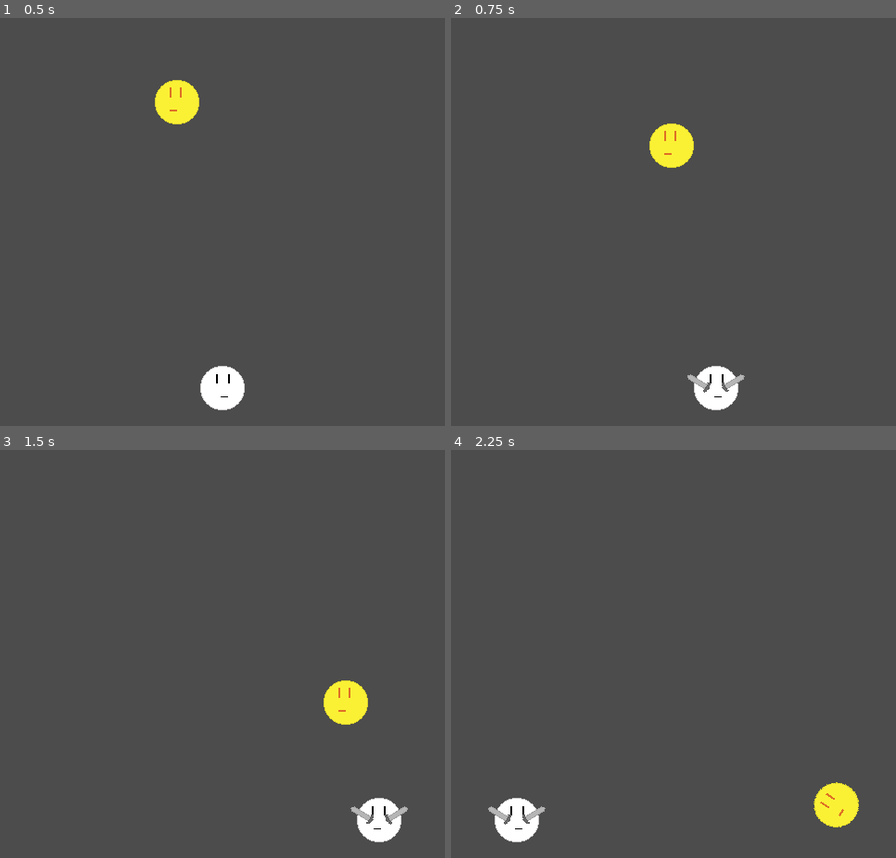
Above: before the commit, frames 1-4 (two rows, left to right).
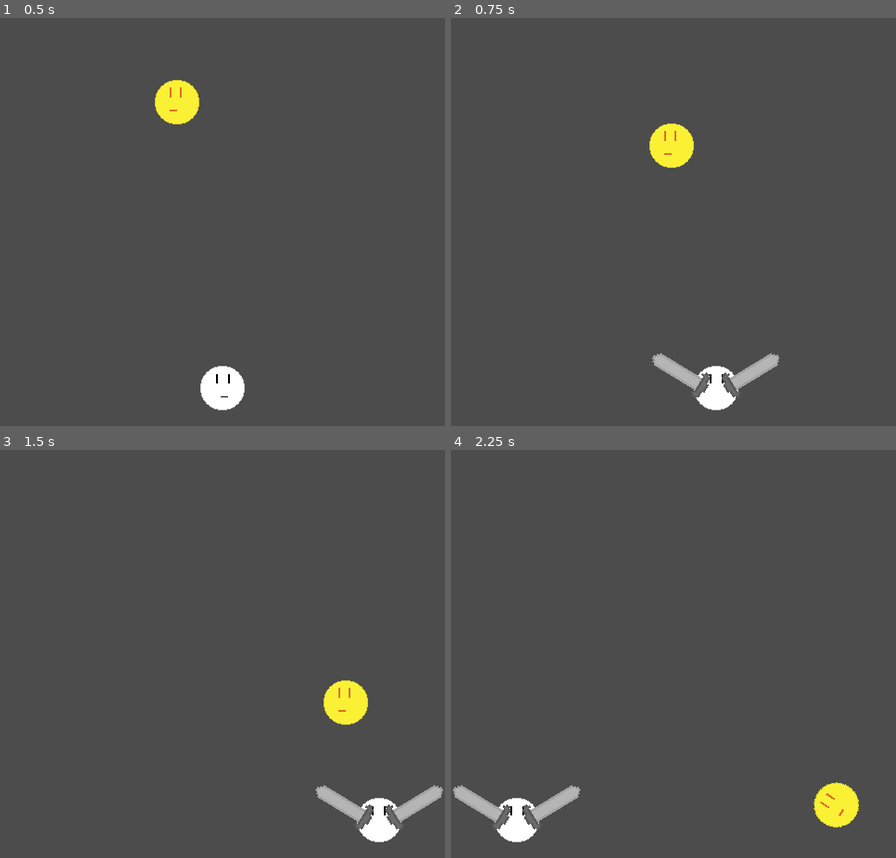
Above: after the commit, the same moments.

Repository: KaufmanDeveloper/gravity-flyer
Game: Godot game, scene res://maps/Test.tscn
Same seed, same stepped clock (60 frames per second), same inputs: the game is played once before the commit and once after it.
Inputs:
- Up to frame 1 (0.5 s): no input
- Up to frame 2 (0.75 s): hold Right (ui_right) from 0.53 s (still down); tap X (swipe) at 0.6 s
- Up to frame 3 (1.5 s): release Right (ui_right) at 1.28 s; hold Left (ui_left) from 1.28 s (still down); tap X (swipe) at 1.35 s
- Up to frame 4 (2.25 s): release Left (ui_left) at 2.03 s; hold Right (ui_right) from 2.03 s (still down); tap X (swipe) at 2.1 s

Frame 1 is identical in both runs. In frame 2, 0.9% of the frame differs, in the area x 45-74%, y 82-94%; in frame 3, 0.9%; in frame 4, 0.9%.

Commit message:
fix: Sword collision and animation fixes (#4)
* feat: Working set impulse for overlapping area

* feat: Use static impulse for sword hit action

* fix: Sword rotation animation plays properly

Diff:
--- a/Gravity Flyer/enemies/Sun.gd
+++ b/Gravity Flyer/enemies/Sun.gd
@@ -3,7 +3,7 @@
 # class member variables go here, for example:
 # var a = 2
 # var b = "textvar"
-
+const TYPE = "ENEMY"
 var offset = Vector2(0, 0)
 var impulse = Vector2(200, 200)
 var startingPosition = Vector2(100, 0)
--- a/Gravity Flyer/enemies/Sun.tscn
+++ b/Gravity Flyer/enemies/Sun.tscn
@@ -22,7 +22,12 @@
 "values": [ 0, 1 ]
 }
 
-[sub_resource type="CircleShape2D" id=1]
+[sub_resource type="CircleShape2D" id=2]
+
+custom_solver_bias = 0.0
+radius = 25.0
+
+[sub_resource type="CircleShape2D" id=3]
 
 custom_solver_bias = 0.0
 radius = 25.0
@@ -34,7 +39,7 @@
 collision_mask = 3
 mode = 0
 mass = 0.8
-friction = 0.5
+friction = 0.2
 bounce = 1.0
 gravity_scale = 0.0
 custom_integrator = false
@@ -69,4 +74,18 @@
 
 [node name="CollisionShape2D" type="CollisionShape2D" parent="." index="2"]
 
-shape = SubResource( 1 )
+shape = SubResource( 2 )
+
+[node name="Area" type="Area2D" parent="." index="3"]
+
+input_pickable = true
+gravity_vec = Vector2( 0, 1 )
+gravity = 98.0
+linear_damp = 0.1
+angular_damp = 1.0
+audio_bus_override = false
+audio_bus_name = "Master"
+
+[node name="CollisionShape2D" type="CollisionShape2D" parent="Area" index="0"]
+
+shape = SubResource( 3 )
--- a/Gravity Flyer/maps/Test.tscn
+++ b/Gravity Flyer/maps/Test.tscn
@@ -9,7 +9,7 @@
 [node name="Player" parent="." index="0" instance=ExtResource( 1 )]
 
 position = Vector2( 240, 400 )
-_sections_unfolded = [ "Z Index" ]
+_sections_unfolded = [ "Transform", "Z Index" ]
 
 [node name="TileMap" type="TileMap" parent="." index="1"]
 
--- a/Gravity Flyer/player/Player.gd
+++ b/Gravity Flyer/player/Player.gd
@@ -1,5 +1,6 @@
 extends KinematicBody2D
 
+const TYPE = "PLAYER"
 const initialSpeed = 120
 var moveDirection = Vector2(0, 0)
 var velocity = Vector2(0, 0)
--- a/Gravity Flyer/player/Player.tscn
+++ b/Gravity Flyer/player/Player.tscn
@@ -39,9 +39,8 @@
 "values": [ true ]
 }
 
-[sub_resource type="Animation" id=2]
+[sub_resource type="Animation" id=3]
 
-resource_name = "idleright"
 length = 1.0
 loop = true
 step = 0.1
@@ -117,8 +116,8 @@
 playback_process_mode = 1
 playback_default_blend_time = 0.0
 playback_speed = 0.5
-anims/idleleft = SubResource( 3 )
-anims/idleright = SubResource( 2 )
+anims/idleleft = SubResource( 2 )
+anims/idleright = SubResource( 3 )
 blend_times = [  ]
 _sections_unfolded = [ "Playback Options" ]
 
--- a/Gravity Flyer/player/Sword.gd
+++ b/Gravity Flyer/player/Sword.gd
@@ -1,12 +1,26 @@
 extends Node2D
+
+const TYPE = "SWORD"
 
 var maxAmount = 1 # How many of this item can be active at once
 var side = "right"
+var hasHit = false
 
 func _ready():
 	$Animation.connect("animation_finished", self, "destroy")
 	$Animation.play(str("swing") + side)
 
+func _process(delta):
+	for area in $Area.get_overlapping_areas():
+		var body = area.get_parent()
+		var impulse = Vector2(300, 300)
+		if body.get("TYPE"):
+			if body.get("TYPE") == "ENEMY" and !hasHit:
+				if $Animation.current_animation == "swingleft":
+					impulse = Vector2(-300, 300)
+				body.apply_impulse(Vector2(0, 0), impulse)
+				hasHit = true
+
 func destroy(animation):
 #	if get_parent().has_method("state_swing"):
 #		get_parent().state = "default"
--- a/Gravity Flyer/player/Sword.tscn
+++ b/Gravity Flyer/player/Sword.tscn
@@ -3,7 +3,7 @@
 [ext_resource path="res://player/Sword.gd" type="Script" id=1]
 [ext_resource path="res://player/sword.png" type="Texture" id=2]
 
-[sub_resource type="Animation" id=3]
+[sub_resource type="Animation" id=1]
 
 resource_name = "swingleft"
 length = 1.0
@@ -19,7 +19,7 @@
 "times": PoolRealArray( 0, 1 ),
 "transitions": PoolRealArray( 1, 1 ),
 "update": 0,
-"values": [ Vector2( -15, -20 ), Vector2( -15, 10 ) ]
+"values": [ Vector2( -40, -40 ), Vector2( -20, 15 ) ]
 }
 tracks/1/type = "value"
 tracks/1/path = NodePath(".:rotation_degrees")
@@ -34,9 +34,8 @@
 "values": [ 0.0, -110.0 ]
 }
 
-[sub_resource type="Animation" id=1]
+[sub_resource type="Animation" id=2]
 
-resource_name = "swingright"
 length = 1.0
 loop = false
 step = 0.1
@@ -62,10 +61,10 @@
 "times": PoolRealArray( 0, 1 ),
 "transitions": PoolRealArray( 1, 1 ),
 "update": 0,
-"values": [ Vector2( 15, -20 ), Vector2( 15, 10 ) ]
+"values": [ Vector2( 40, -40 ), Vector2( 20, 15 ) ]
 }
 tracks/2/type = "value"
-tracks/2/path = NodePath("KinematicBody2D/CollisionShape2D:disabled")
+tracks/2/path = NodePath("Area/CollisionShape2D:disabled")
 tracks/2/interp = 1
 tracks/2/loop_wrap = true
 tracks/2/imported = false
@@ -73,20 +72,22 @@
 tracks/2/keys = {
 "times": PoolRealArray(  ),
 "transitions": PoolRealArray(  ),
-"update": 1,
+"update": 0,
 "values": [  ]
 }
 
-[sub_resource type="RectangleShape2D" id=2]
+[sub_resource type="RectangleShape2D" id=3]
 
 custom_solver_bias = 0.0
 extents = Vector2( 3, 12 )
 
 [node name="Sword" type="Node2D" index="0"]
 
-position = Vector2( 15, -20 )
+rotation = 1.91986
+scale = Vector2( 2.5, 2.5 )
+z_index = 10
 script = ExtResource( 1 )
-_sections_unfolded = [ "Transform" ]
+_sections_unfolded = [ "Transform", "Z Index" ]
 
 [node name="Animation" type="AnimationPlayer" parent="." index="0"]
 
@@ -95,8 +96,8 @@
 playback_process_mode = 1
 playback_default_blend_time = 0.0
 playback_speed = 4.0
-anims/swingleft = SubResource( 3 )
-anims/swingright = SubResource( 1 )
+anims/swingleft = SubResource( 1 )
+anims/swingright = SubResource( 2 )
 blend_times = [  ]
 _sections_unfolded = [ "Playback Options" ]
 
@@ -104,15 +105,19 @@
 
 texture = ExtResource( 2 )
 
-[node name="KinematicBody2D" type="KinematicBody2D" parent="." index="2"]
+[node name="Area" type="Area2D" parent="." index="2"]
 
-input_pickable = false
-collision_layer = 2
-collision_mask = 2
-collision/safe_margin = 0.08
+input_pickable = true
+gravity_vec = Vector2( 0, 1 )
+gravity = 98.0
+linear_damp = 0.1
+angular_damp = 1.0
+audio_bus_override = false
+audio_bus_name = "Master"
 
-[node name="CollisionShape2D" type="CollisionShape2D" parent="KinematicBody2D" index="0"]
+[node name="CollisionShape2D" type="CollisionShape2D" parent="Area" index="0"]
 
 position = Vector2( 0, -6 )
-shape = SubResource( 2 )
+scale = Vector2( 1, 1 )
+shape = SubResource( 3 )
 _sections_unfolded = [ "Transform" ]
Not shown: 2 places in Gravity Flyer/enemies/Sun.tscn that only renumber resources
Not shown: 1 places in Gravity Flyer/player/Player.tscn that only renumber resources
